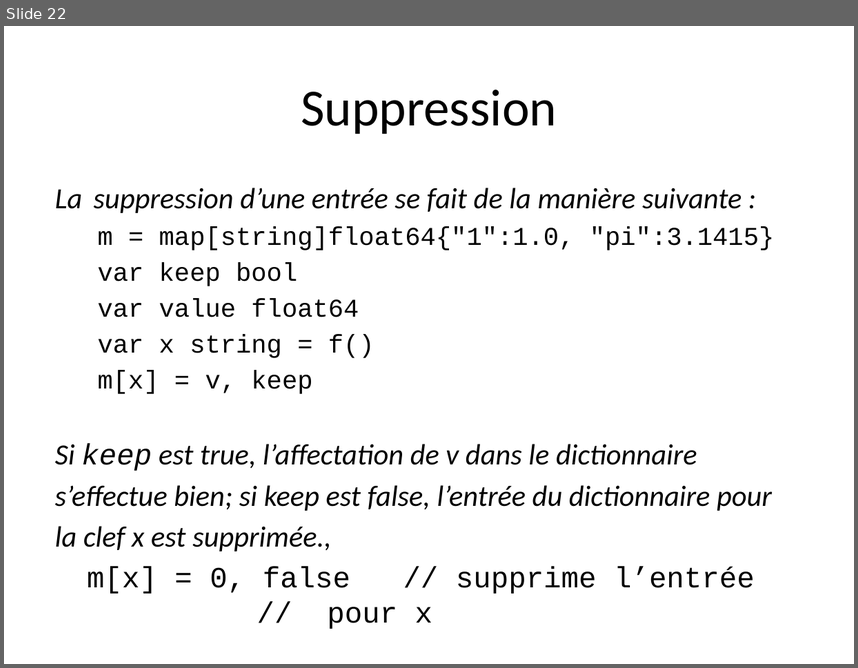
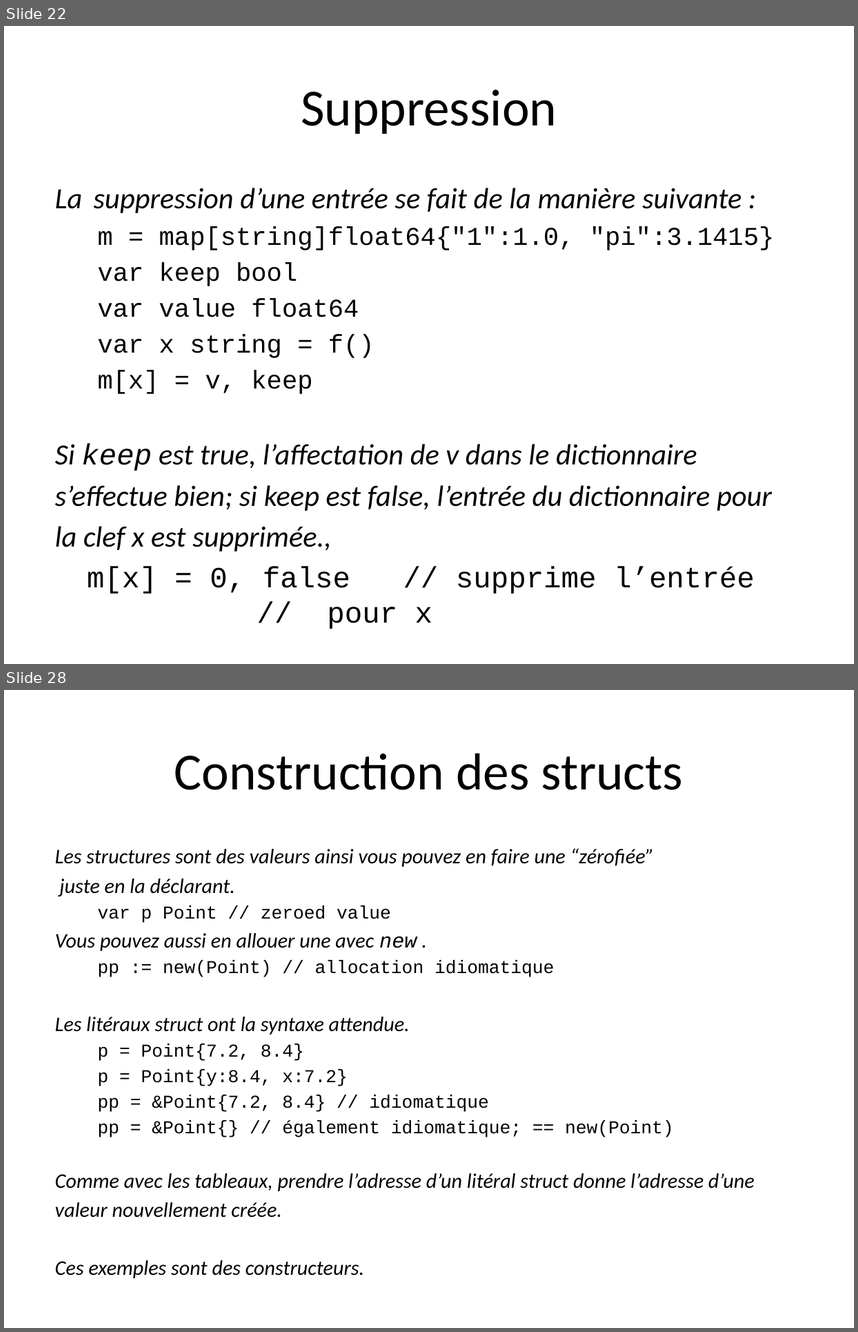
Before and after one commit to trash-anger/golang-france, a slide deck: Go-documentation/cours-general/Go-partie2.pptx. Shown one above the other, each under a label of ours: slide 22 before the commit, slides 22 and 28 after it; the slides between them are not shown. The pictures are 858x668 and 858x1332 pixels, drawn with LibreOffice and Linux fonts; fonts in the diff are those of the drawing; background and template pictures are left out. Boxes give left, top, right and bottom in pixels: in the first picture for what was removed or moved away, otherwise in the second. Text is boxed around its words. In the diff, an @@ line names an element or a change of style, - is before the commit and + after.

```diff
--- a/Go-documentation/cours-general/Go-partie2.pptx
+++ b/Go-documentation/cours-general/Go-partie2.pptx
@@ slide 28 added at (4,690,854,1328), background #FFFFFF @@
@@ title added at (174,753,683,790), 44 pt, text #000000 @@
+Construction des structs
@@ text added at (55,848,755,1217), 17.6 pt, text #000000, italic @@
+Les structures sont des valeurs ainsi vous pouvez en faire une “zérofiée”
+juste en la déclarant.
+  var p Point // zeroed value
+Vous pouvez aussi en allouer une avec new .
+  pp := new(Point) // allocation idiomatique
+Les litéraux struct ont la syntaxe attendue.
+  p = Point{7.2, 8.4}
+  p = Point{y:8.4, x:7.2}
+  pp = &Point{7.2, 8.4} // idiomatique
+  pp = &Point{} // également idiomatique; == new(Point)
+Comme avec les tableaux, prendre l’adresse d’un litéral struct donne l’adresse d’une
+valeur nouvellement créée.
+Ces exemples sont des constructeurs.
```
Also in this commit, not shown: 1 slide changed, 19 other slides added, 1 slide removed, 2 other files.
